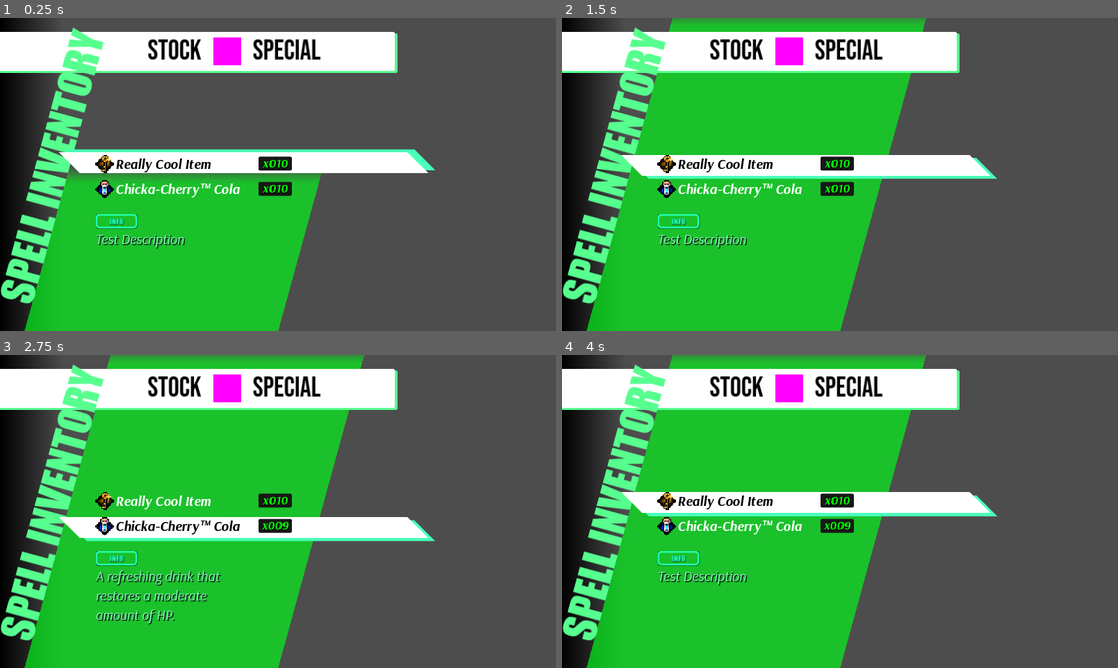
Above: before the commit, frames 1-4 (two rows, left to right).
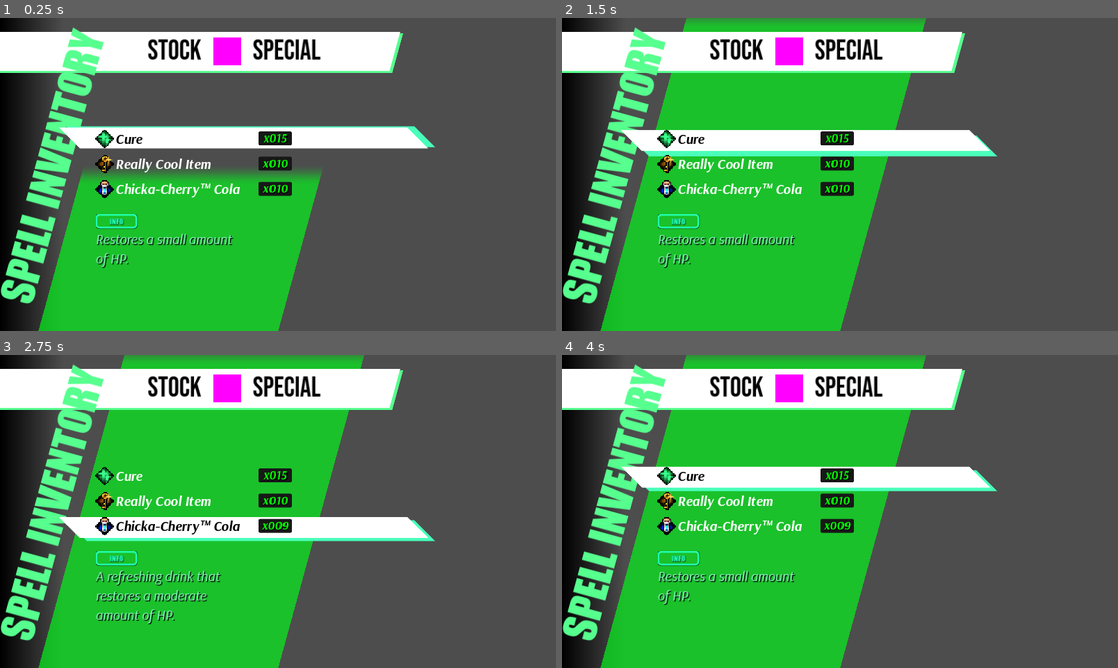
Above: after the commit, the same moments.

Repository: btarg/GodotRPG
Game: Godot game, scene res://Assets/ui.tscn
Two runs of this game, one before a commit and one after it. Both use one fixed random seed, a clock stepped at 60 frames per second and the inputs below.
Inputs (mouse positions are in pixels of both pictures, inside the frame that each line leads up to):
- Up to frame 1 (0.25 s): no input
- Up to frame 2 (1.5 s): click "Really Cool Item" at 0.5 s; click (745, 140) at 1.25 s, where only the run after the commit has a clickable "Cure"
- Up to frame 3 (2.75 s): click "Chicka-Cherry™️ Cola" at 2 s
- Up to frame 4 (4 s): click "Really Cool Item" at 2.75 s; click (745, 477) at 3.5 s, where only the run after the commit has a clickable "Cure"

The runs differ from the first frame. In frame 1, 11% of the frame differs, in the area x 4-79%, y 4-100%; in frame 2, 12%; in frame 3, 2.6%; in frame 4, 12%, in the area x 4-79%, y 0-100%.

Commit message:
WIP spells as items

Diff:
--- a/Assets/InventoryMenuManager.gd
+++ b/Assets/InventoryMenuManager.gd
@@ -8,6 +8,8 @@
 # Debug items
 var test_item := preload("res://Scripts/Inventory/Resources/new_item.tres") as BaseInventoryItem
 var test_item2 := preload("res://Scripts/Inventory/Resources/new_item2.tres") as BaseInventoryItem
+var test_spell := preload("res://Scripts/Inventory/Resources/Spells/test_healing_spell.tres") as SpellItem
+
 
 # Map item id to button
 var item_button_map: Dictionary = {}
@@ -44,6 +46,7 @@
     item_inventory.connect("inventory_updated", update_inventory)
 
     # Add some test items
+    item_inventory.add_item(test_spell, 15)
     item_inventory.add_item(test_item, 10)
     item_inventory.add_item(test_item2, 10)
 
--- a/Assets/UIElements/InventoryItemButton.tscn
+++ b/Assets/UIElements/InventoryItemButton.tscn
@@ -1,7 +1,7 @@
 [gd_scene load_steps=4 format=3 uid="uid://bf0dm6d1emcev"]
 
 [ext_resource type="Theme" uid="uid://icpcatdn87hq" path="res://Assets/Themes/theme.tres" id="1_tqhf1"]
-[ext_resource type="Texture2D" uid="uid://dqknocffw2aen" path="res://Assets/Icons/fire_element_alt2.png" id="2_4qe8h"]
+[ext_resource type="Texture2D" uid="uid://dqknocffw2aen" path="res://Assets/Icons/elements/fire_element.png" id="2_8x6pw"]
 
 [sub_resource type="StyleBoxFlat" id="StyleBoxFlat_d1ssq"]
 bg_color = Color(0.0923971, 0.0923971, 0.092397, 1)
@@ -20,7 +20,7 @@
 theme = ExtResource("1_tqhf1")
 theme_override_font_sizes/font_size = 32
 text = "AAAAAAAAAAAAAAA"
-icon = ExtResource("2_4qe8h")
+icon = ExtResource("2_8x6pw")
 alignment = 0
 expand_icon = true
 
--- a/Assets/ui.tscn
+++ b/Assets/ui.tscn
@@ -33,17 +33,15 @@
 [sub_resource type="StyleBoxFlat" id="StyleBoxFlat_ewnhs"]
 bg_color = Color(0, 0.992157, 0.0980392, 0.588235)
 skew = Vector2(0.275, 0)
-expand_margin_left = 64.0
+expand_margin_left = 32.0
 
 [sub_resource type="ShaderMaterial" id="ShaderMaterial_ucei1"]
 
 [sub_resource type="StyleBoxFlat" id="StyleBoxFlat_t24to"]
 content_margin_left = 64.0
 bg_color = Color(1, 1, 1, 1)
-corner_radius_top_left = 4
-corner_radius_top_right = 4
-corner_radius_bottom_right = 4
-corner_radius_bottom_left = 4
+skew = Vector2(0.275, 0)
+corner_detail = 1
 expand_margin_left = 1024.0
 expand_margin_right = 170.0
 shadow_color = Color(0.337255, 1, 0.556863, 1)
--- a/Scripts/Inventory/Item.gd
+++ b/Scripts/Inventory/Item.gd
@@ -11,6 +11,10 @@
     MISC
 }
 enum UseStatus {
+    SPELL_FAIL,
+    SPELL_SUCCESS,
+    SPELL_CRIT_FAIL,
+    SPELL_CRIT_SUCCESS,
     CONSUMED_HP,
     CONSUMED_MP,
     CANNOT_USE,
--- /dev/null
+++ b/Scripts/Inventory/Resources/Spells/test_healing_spell.tres
@@ -0,0 +1,14 @@
+[gd_resource type="Resource" script_class="SpellItem" load_steps=2 format=3 uid="uid://bmdlkpnpqbx4g"]
+
+[ext_resource type="Script" path="res://Scripts/Inventory/SpellItem.gd" id="1_ea2fr"]
+
+[resource]
+script = ExtResource("1_ea2fr")
+spell_affinity = 7
+spell_power = 10
+spell_range = 1
+item_type = 0
+item_id = "heal_spell"
+item_name = "Cure"
+item_description = "Restores a small amount of HP."
+max_stack = 999
--- /dev/null
+++ b/Scripts/Inventory/SpellItem.gd
@@ -0,0 +1,86 @@
+class_name SpellItem extends BaseInventoryItem
+
+enum SpellAfinity {
+    PHYS,
+    FIRE,
+    ICE,
+    ELEC,
+    WIND,
+    LIGHT,
+    DARK,
+    HEAL
+}
+@export var spell_affinity: SpellAfinity = SpellAfinity.FIRE
+@export var spell_power: int = 10
+@export var spell_range: int = 1
+@export var rolls: int = 1
+@export var difficulty_class: int = 10
+
+func get_icon_path() -> String:
+    var icon_path := "res://Assets/Icons/elements/"
+    match spell_affinity:
+        SpellAfinity.PHYS:
+            icon_path += "phys"
+        SpellAfinity.FIRE:
+            icon_path += "fire"
+        SpellAfinity.ICE:
+            icon_path += "ice"
+        SpellAfinity.ELEC:
+            icon_path += "elec"
+        SpellAfinity.WIND:
+            icon_path += "wind"
+        SpellAfinity.LIGHT:
+            icon_path += "light"
+        SpellAfinity.DARK:
+            icon_path += "dark"
+        SpellAfinity.HEAL:
+            icon_path += "heal"
+        _:
+            icon_path = "heal"
+
+    icon_path += "_element.png"
+
+
+    return icon_path
+
+func use() -> UseStatus:
+
+    # Roll d20s based on roll amount
+    var roll := 0
+    for i in range(rolls):
+        roll += randi() % 20 + 1
+
+    print("Roll: " + str(roll))
+    var status := UseStatus.CANNOT_USE
+    if roll == 1:
+        status = UseStatus.SPELL_CRIT_FAIL
+    elif roll == 20:
+        status = UseStatus.SPELL_CRIT_SUCCESS
+    elif roll < difficulty_class - 10:
+        status = UseStatus.SPELL_FAIL
+    elif roll >= difficulty_class - 10 and roll < difficulty_class:
+        status = UseStatus.SPELL_SUCCESS
+    else:
+        status = UseStatus.SPELL_FAIL
+
+    if spell_affinity == SpellAfinity.HEAL and status != UseStatus.SPELL_FAIL and status != UseStatus.SPELL_CRIT_FAIL:
+        var calculated_power := spell_power
+        if status == UseStatus.SPELL_CRIT_SUCCESS:
+            calculated_power *= 2
+        elif status == UseStatus.SPELL_SUCCESS:
+            calculated_power = int(calculated_power * 1.5)
+        print(item_name + " Spell Healed " + str(calculated_power) + " HP!")
+
+    elif status == UseStatus.SPELL_FAIL:
+        print(item_name + " Spell Failed!")
+
+    return status
+
+func _on_roll_crit_fail() -> void:
+    print("Roll Crit Fail!")
+func _on_roll_crit_succcess() -> void:
+    print("Roll Crit!")
+func _on_roll_fail() -> void:
+    print("Roll Fail!")
+func _on_roll_success() -> void:
+    print("Roll Success!")
Binary file added: Assets/Icons/elements/dark_element.png
Not shown, added: Assets/Icons/elements/dark_element.png.import
Renamed: Assets/Icons/fire_element_alt2.png -> Assets/Icons/elements/fire_element.png
Not shown, added: Assets/Icons/elements/fire_element.png.import
Binary file added: Assets/Icons/elements/ice_element.png
Not shown, changed: Assets/Icons/elements/ice_element.png.import
Renamed: Assets/Icons/elements/bless_element_alt3.png -> Assets/Icons/elements/light_element.png
Not shown, changed: Assets/Icons/elements/light_element.png.import
Binary file added: Assets/Icons/elements/phys_element.png
Not shown, changed: Assets/Icons/elements/phys_element.png.import
Renamed: Assets/Icons/elements/wind_element_alt3.png -> Assets/Icons/elements/wind_element.png
Not shown, added: Assets/Icons/elements/wind_element.png.import
